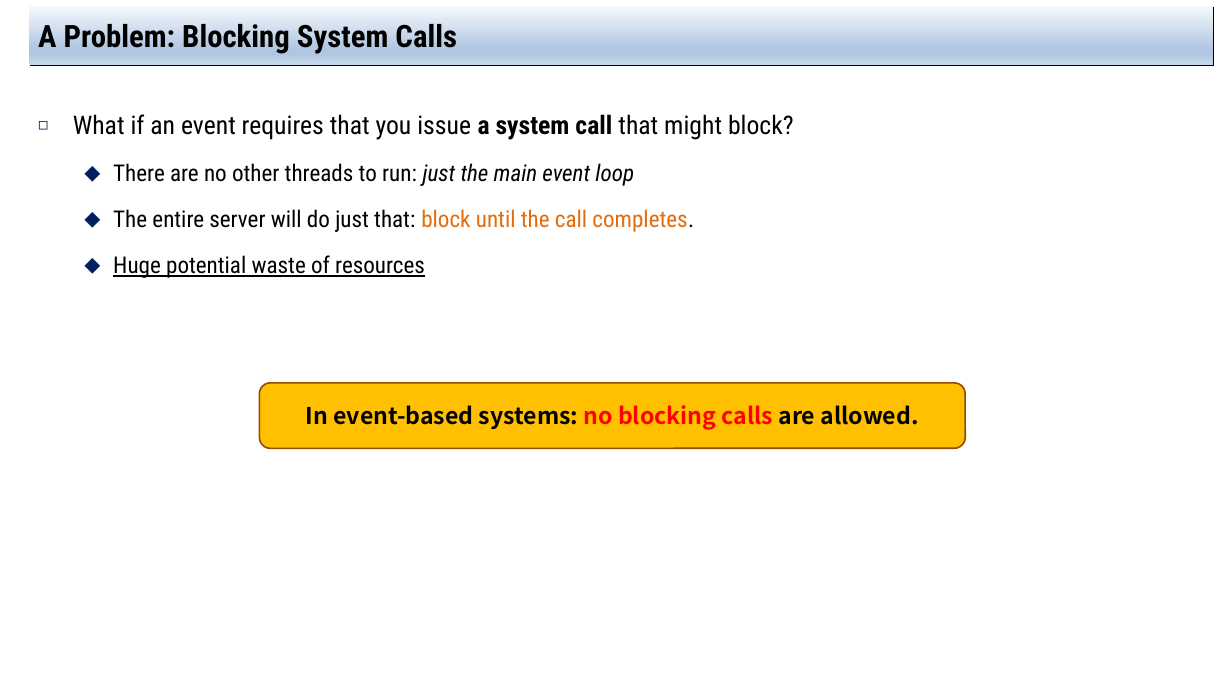
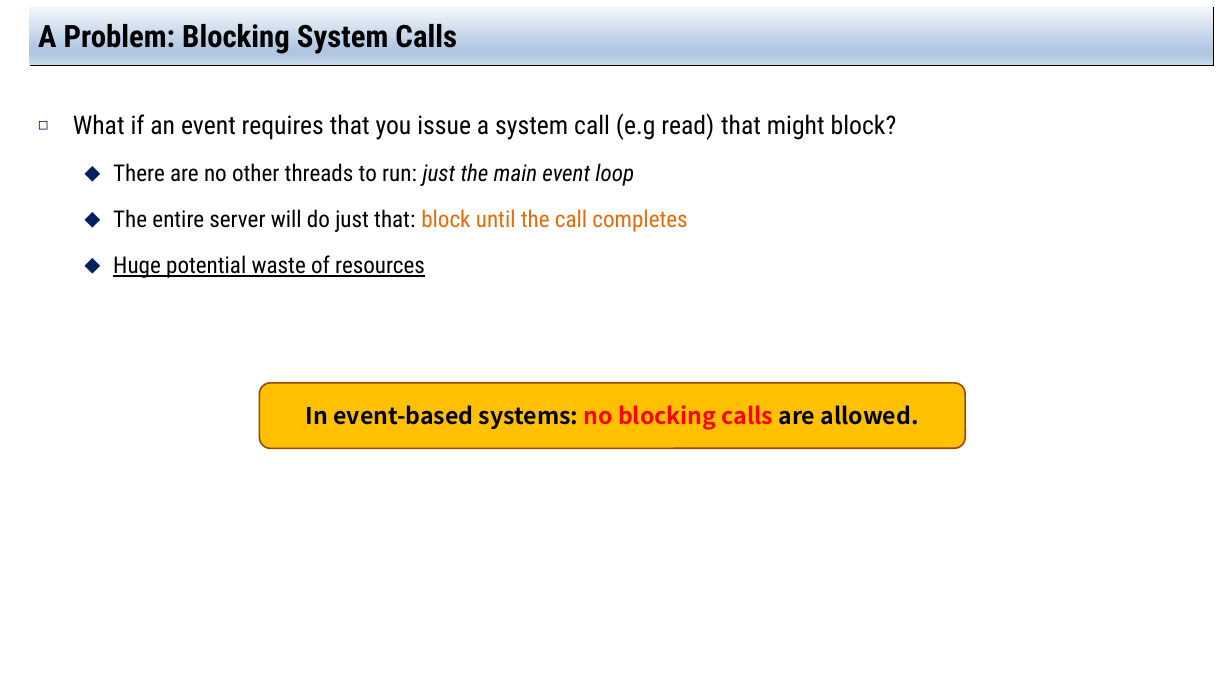
Before and after one commit to jachermocilla/extra-course-materials, a slide deck: slide 11 of cmsc125/ostep/slides/02.Concurrency/33.Event-based_Concurrency(Advanced).pptx. Drawn at 1232x693 pixels with LibreOffice and Linux fonts; fonts in the diff are those of the drawing. Boxes give left, top, right and bottom in pixels: in the first picture for what was removed or moved away, otherwise in the second. Text is boxed around its words. In the diff, an @@ line names an element or a change of style, - is before the commit and + after.

```diff
--- a/cmsc125/ostep/slides/02.Concurrency/33.Event-based_Concurrency(Advanced).pptx
+++ b/cmsc125/ostep/slides/02.Concurrency/33.Event-based_Concurrency(Advanced).pptx
@@ text at [73, 113, 897, 140]: text changed @@
-◻ What if an event requires that you issue a system call that might block?
+◻ What if an event requires that you issue a system call (e.g read) that might block?
@@ text at [113, 209, 687, 232]: text changed @@
-  ⬥ The entire server will do just that: block until the call completes.
+  ⬥ The entire server will do just that: block until the call completes
```
Also in this commit, not shown: 12 other slides changed, 2 other files.
